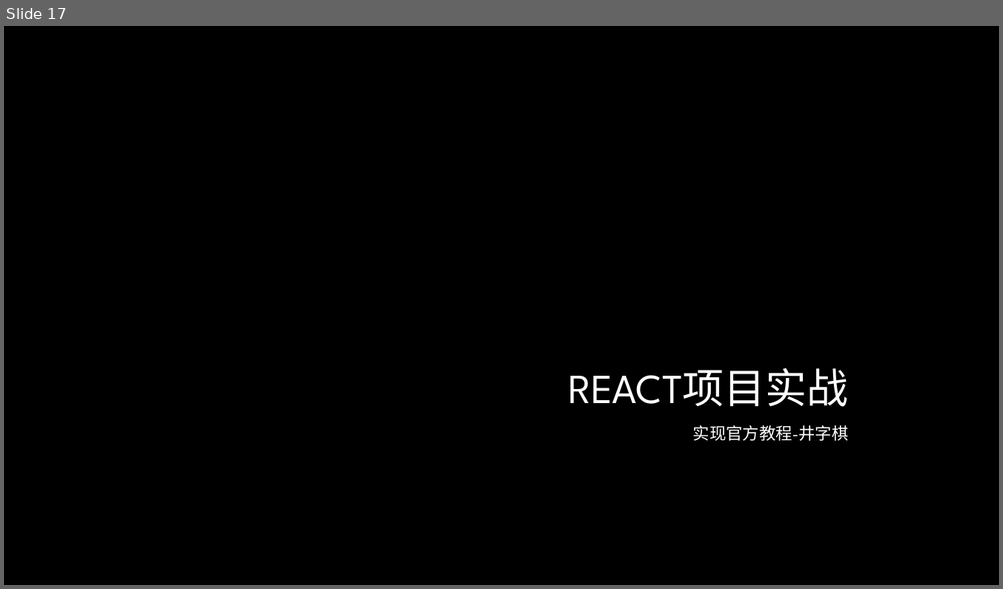
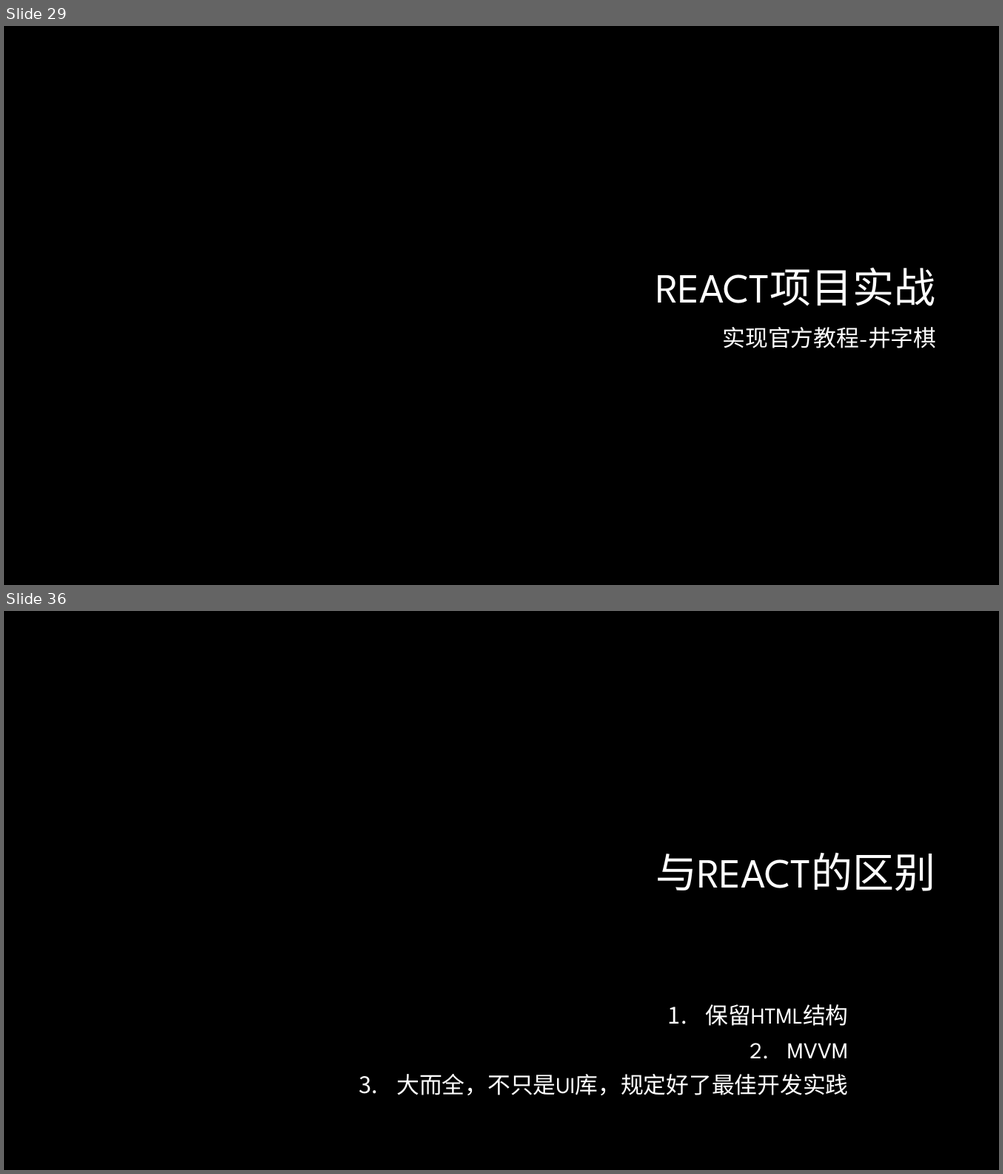
Before and after one commit to lee813/ECVFrontend, a slide deck: 前端课程.pptx. Shown one above the other, each under a label of ours: slide 17 before the commit, slides 29 and 36 after it; the slides between them are not shown. The pictures are 1003x589 and 1003x1174 pixels, drawn with LibreOffice and Linux fonts; fonts in the diff are those of the drawing; background and template pictures are left out. Boxes give left, top, right and bottom in pixels: in the first picture for what was removed or moved away, otherwise in the second. Text is boxed around its words. In the diff, an @@ line names an element or a change of style, - is before the commit and + after.

```diff
--- a/前端课程.pptx
+++ b/前端课程.pptx
@@ slide 36 added at (x1=4, y1=611, x2=999, y2=1170), background #000000 @@
@@ title added at (x1=655, y1=853, x2=935, y2=891), 40 pt, text #FFFFFF @@
+与REACT的区别
@@ text added at (x1=396, y1=1005, x2=848, y2=1096), 22 pt, text #FFFFFF @@
+1. 保留HTML结构
+2. MVVM
+3. 大而全，不只是UI库，规定好了最佳开发实践
@@ what was slide 17 is now slide 29 @@
@@ slide 29 changed as well @@
@@ title "REACT项目实战" moved from (x1=568, y1=368, x2=848, y2=407) to (x1=655, y1=267, x2=935, y2=306) @@
@@ title "REACT项目实战" at (x1=655, y1=267, x2=935, y2=306): text colour gradient #FFFFFF to #A6A6A6 to #FFFFFF; line spacing 1 to 0.9 @@
@@ text "实现官方教程-井字棋" moved from (x1=693, y1=426, x2=848, y2=441) to (x1=723, y1=327, x2=936, y2=349) @@
@@ text "实现官方教程-井字棋" at (x1=723, y1=327, x2=936, y2=349): size 20 to 22 pt, text colour gradient #FFFFFF to #BFBFBF to #FFFFFF, small capitals off; line spacing 1 to 0.9 @@
```
Also in this commit, not shown: 13 other slides changed, 36 other slides added, 1 slide removed, 1 other file.
